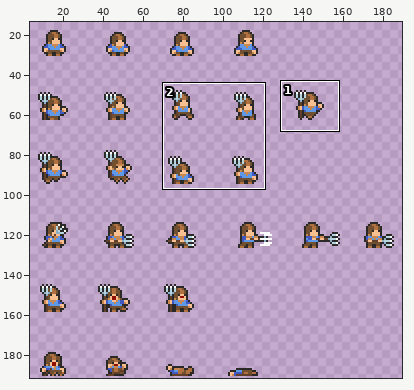
A sprite sheet gets an edit: assets/sprites/MiniPeasant.png. Above: a wide view before the commit, with the close-up outlined.
Close-up. Before the commit:
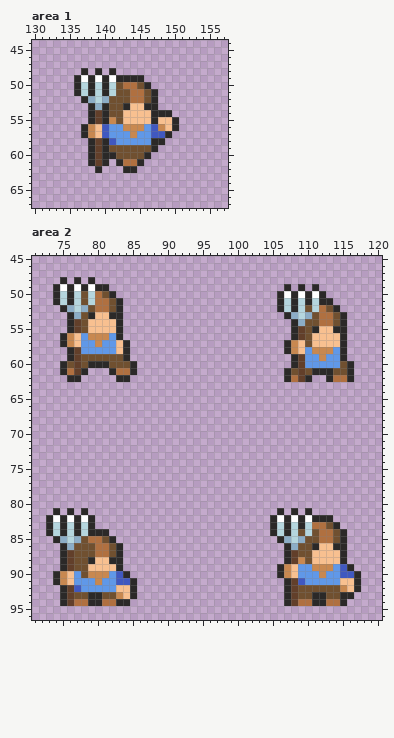
The file is 192x192 pixels. Shown: area 1: x 130..157, y 44..67; area 2: x 71..120, y 45..96. The wide view leaves out empty margins. The commit also changed other parts of the picture, which this record leaves out.
After the commit:
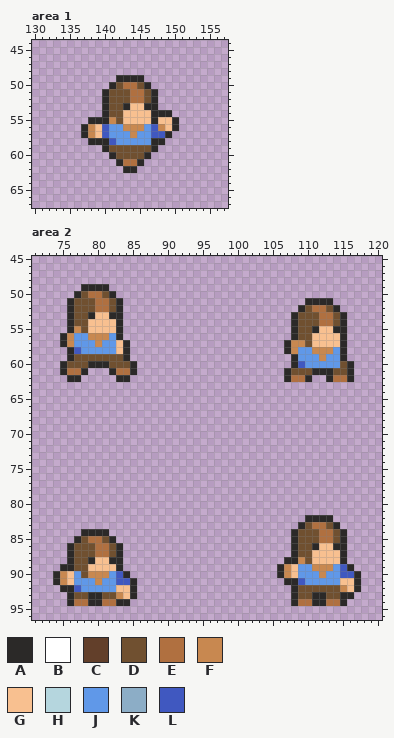
Palette (. is transparent): A #2b2928  B #ffffff  C #623f2a  D #705030  E #b07040  F #c88850  G #f8c090  H #b5d6de  J #6098e8  K #8cadc6  L #4058c0
Edits made:
Changed rows in their new state; - is an unchanged pixel.
Area 1:
first column x 136:
48 -.-.-.
49 ......
50 .....A
51 ....-D
52 -...A-
53 --..--
54 --..--
55 ---A--
58 ---A--
59 --..--
60 --...-
61 --...-
62 ---.--
Area 2:
first column x 74:
48 -.-.-.---------------------------------
49 ....-A---------------------------.-.-.-
50 ...A-E--------------------------.......
51 ..-D-D--------------------------....-A-
52 -.ADD---------------------------...A-E-
53 ---D-----------------------------.ADD--
54 ---D-------------------------------D---
55 ---F-------------------------------D---
56 ---J-------------------------------D---
57 ---J-------------------------------F---
58 ---L-------------------------------J---
59 ---D-------------------------------J---
60 ---D-------------------------------L---
61 ---E-------------------------------D---
62 -----------------------------------E---
first column x 73:
81 -.-.-.---------------------------.-.-.
82 .......-------------------------.....A
83 .......-------------------------....-D
84 .....A--------------------------...A-D
85 -...A----------------------------..AD-
86 --.A------------------------------.A--
87 --.A------------------------------.A--
88 --.A-------------------------------A--
89 ---A----------------------------------
91 -----------------------------------A--
92 ---A------------------------------.A--
93 --.A------------------------------.A--
94 --.A------------------------------.A--
